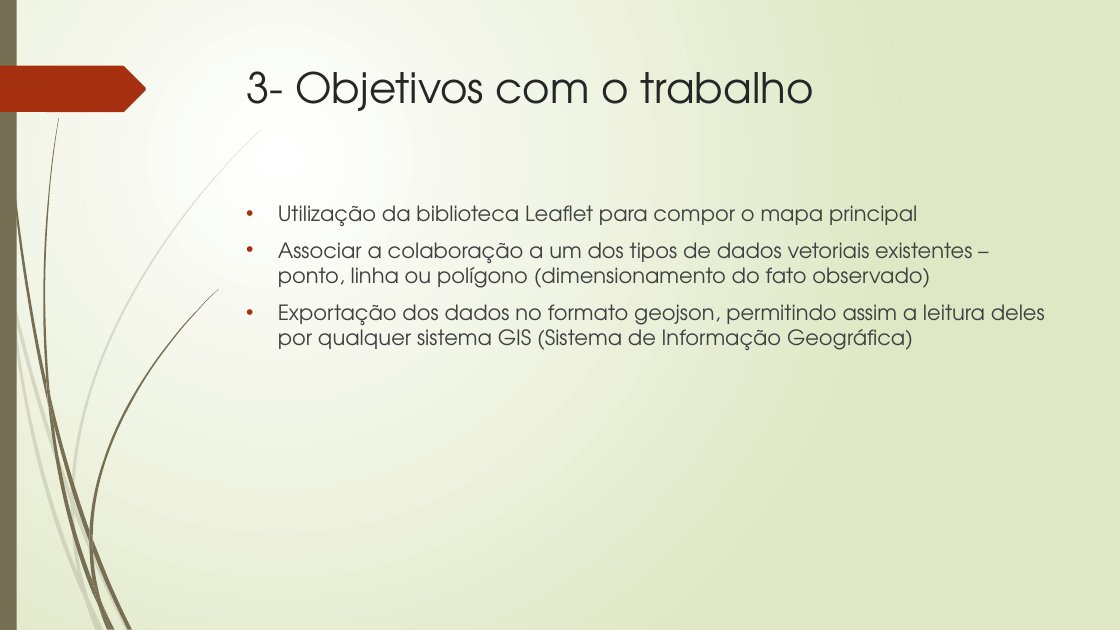
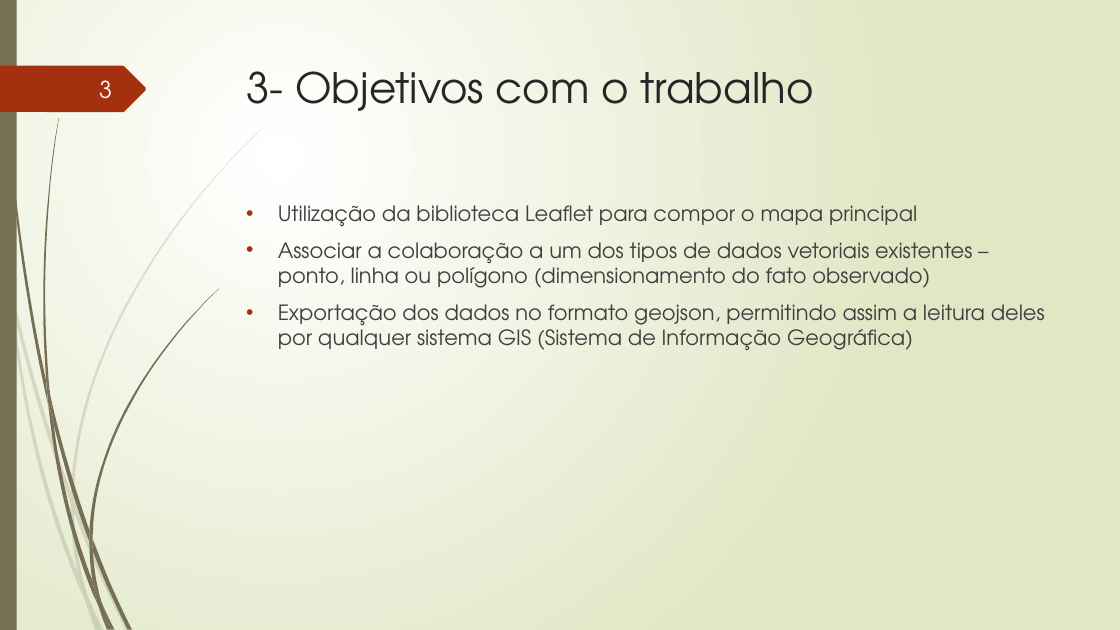
Before and after one commit to TavaresCarlos/TCC, a slide deck: slide 3 of apresentação-do-sistema/apresentação-02.pptx. Drawn at 1120x630 pixels with LibreOffice and Linux fonts; fonts in the diff are those of the drawing. Boxes give left, top, right and bottom in pixels: in the first picture for what was removed or moved away, otherwise in the second. Text is boxed around its words. In the diff, an @@ line names an element or a change of style, - is before the commit and + after.

```diff
--- a/apresentação-do-sistema/apresentação-02.pptx
+++ b/apresentação-do-sistema/apresentação-02.pptx
@@ page number added at (x1=99, y1=80, x2=112, y2=99), 20 pt, text #FEFFFF @@
+3
```
Also in this commit, not shown: 5 other slides changed, 3 slides added, 1 slide removed, 3 other files.
